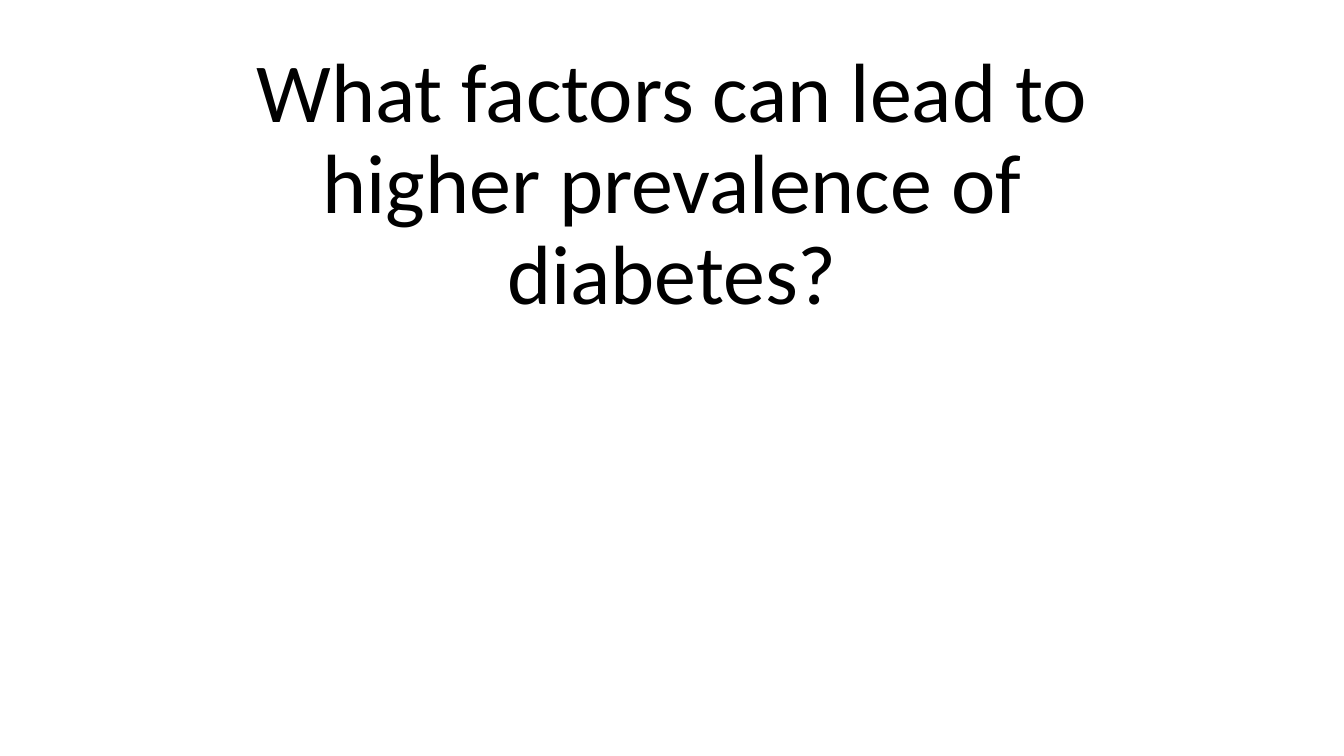
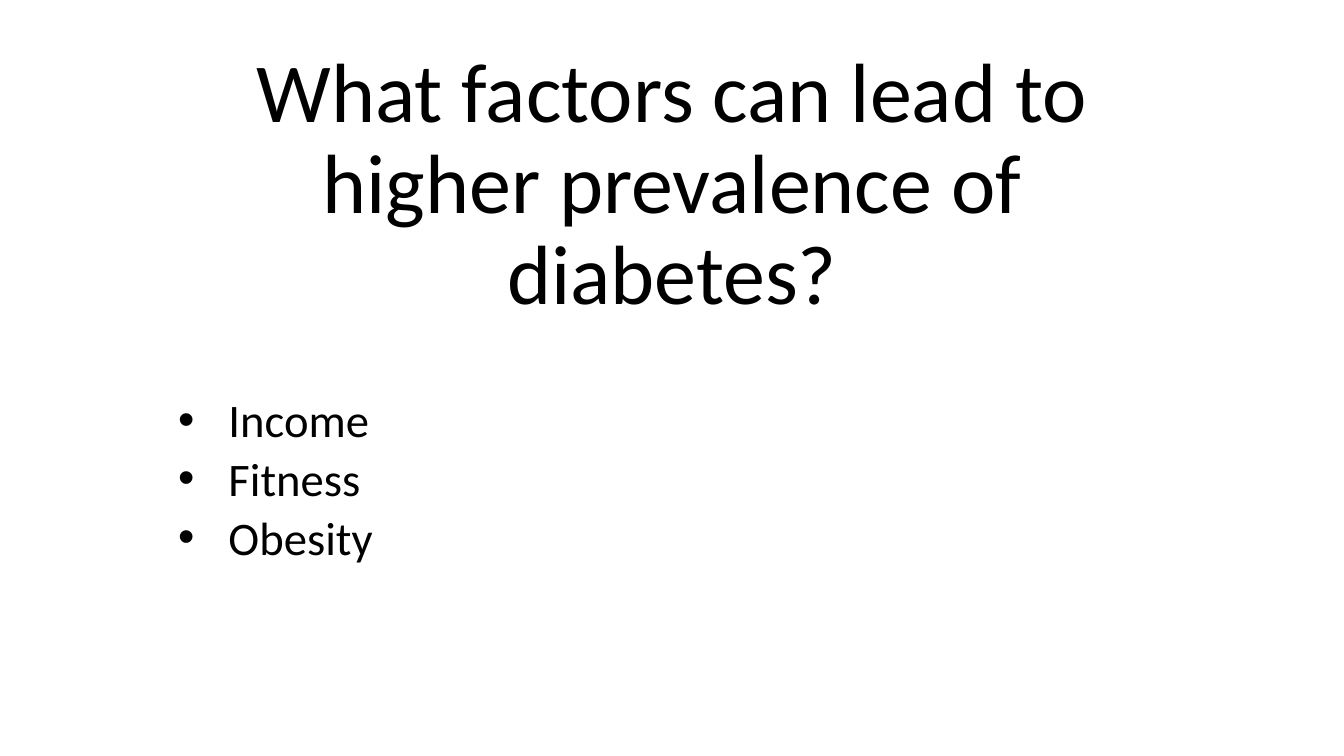
Before and after one commit to tonenguyen/DataAnalytics, a slide deck: slide 2 of Project1/Project1_PowerPoint.pptx (slide 1 before the commit). Drawn at 1344x756 pixels with LibreOffice and Linux fonts; fonts in the diff are those of the drawing. Boxes give left, top, right and bottom in pixels: in the first picture for what was removed or moved away, otherwise in the second. Text is boxed around its words. In the diff, an @@ line names an element or a change of style, - is before the commit and + after.

Commit message:
- Updated Presentation.

```diff
--- a/Project1/Project1_PowerPoint.pptx
+++ b/Project1/Project1_PowerPoint.pptx
@@ subtitle added at (x1=228, y1=407, x2=372, y2=563), 33.3 pt, text #000000 @@
+• Income
+• Fitness
+• Obesity
```
Also in this commit, not shown: 5 slides added.
